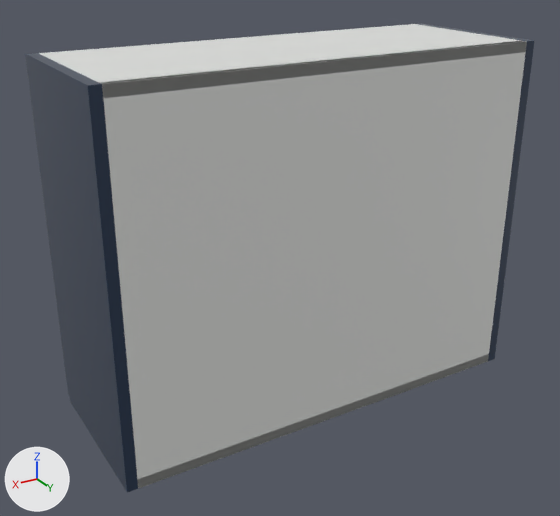
What one commit did to the glTF model storefront/public/cabinet-inventory/models/oppein-pb-bss-w3024.glb.
The view is the same before and after, from a camera (50 mm lens) standing at (1.047, 0.922, 0.787) and looking at (0.408, -0.143, 0.254). Lighting does not change. The marker at lower left points along +X, +Y and +Z. The older version comes first. Where no turn or scale is listed for an object, it has been applied to the vertices.

Objects in the first picture: 'Cabinet back', 'Cabinet bottom', 'Cabinet side', 'Cabinet side.001', 'Cabinet top' and 1 more.
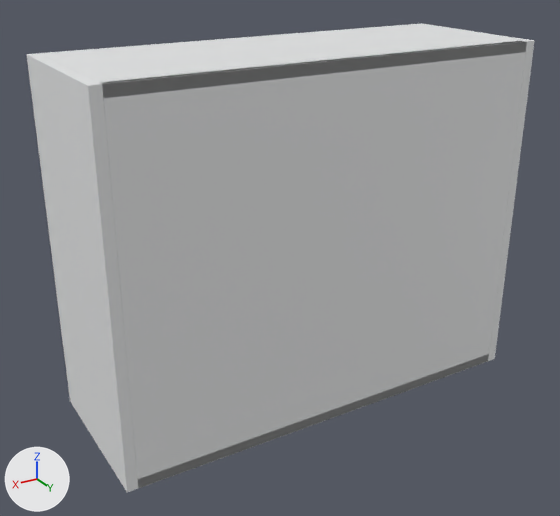
Patch to the scene script:
```diff
--- a/storefront/public/cabinet-inventory/models/oppein-pb-bss-w3024.glb.py
+++ b/storefront/public/cabinet-inventory/models/oppein-pb-bss-w3024.glb.py
@@ mat_white_cabinet_carcass @@
+mat_white_cabinet_carcass = principled_material('White cabinet carcass')
+mat_white_cabinet_carcass.base_color = (0.82, 0.83, 0.835)  # white #eaebec
+mat_white_cabinet_carcass.roughness = 0.48
@@ me_cube @@
 me_cube.from_pydata(...)  # 56 vertices, 108 faces; spans x -0.009..0.009, y -0.142..0.142, z -0.305..0.305
-me_cube.materials.append(mat_supplier_finish___blue_single_shaker)  # dark blue #24364f
+me_cube.materials.append(mat_white_cabinet_carcass)  # white #eaebec
@@ me_cube_001 @@
 me_cube_001.from_pydata(...)  # 56 vertices, 108 faces; spans x -0.009..0.009, y -0.142..0.142, z -0.305..0.305
-me_cube_001.materials.append(mat_supplier_finish___blue_single_shaker)  # dark blue #24364f
+me_cube_001.materials.append(mat_white_cabinet_carcass)  # white #eaebec
```

Location of each change, (x1, y1, x2, y2) in pixels of the pictures (560 x 516 px):
'Cabinet side.001', recoloured (dark blue to white)
    both: (27, 53, 138, 492)
'Cabinet side', recoloured
    both: (418, 23, 535, 361)
